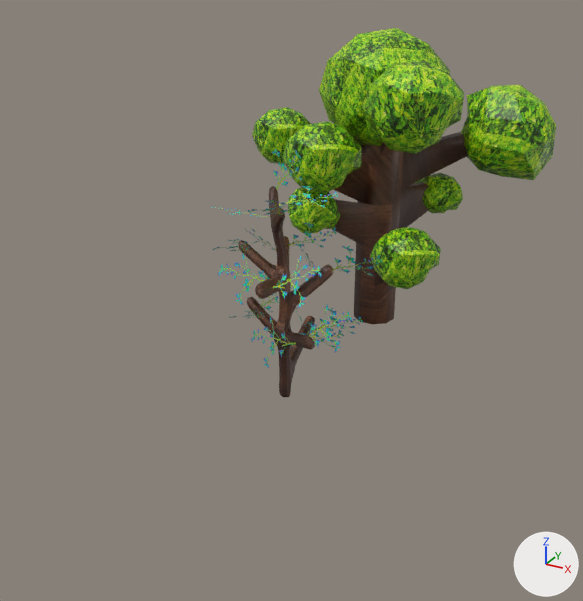
Two versions of the Blender file Blender/Modular Kit Floors/SimpleTree.blend, one commit apart.
One viewpoint serves both versions: a 50 mm camera at (13.8, -33.6, 16.6) aimed at (0.2, -8.8, 4.2). Lighting does not change. The marker at lower right points along +X, +Y and +Z. The picture after the commit comes second.
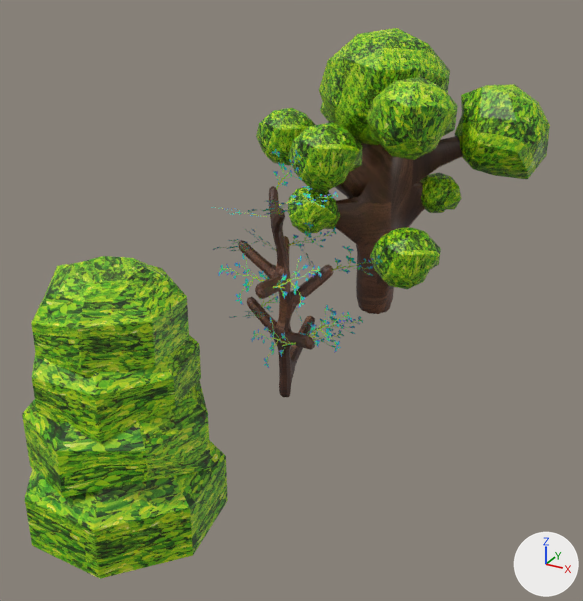
Commit message: Simple Trees Improved

Edits to the bpy script that builds the scene:
```text
Add me_cylinder_004:
    me_cylinder_004.from_pydata(...)  # 35 vertices, 30 faces; spans x -0.97..0.97, y -0.9..1.0, z -1.23..2.48
    me_cylinder_004.materials.append(mat_material)  # picture img_4284_jpg
Add me_cylinder_003:
    me_cylinder_003.from_pydata(...)  # 28 vertices, 23 faces; spans x -0.97..0.97, y -0.9..1.0, z -1.13..1.98
    me_cylinder_003.materials.append(mat_material)  # picture img_4284_jpg
Add me_cylinder_002:
    me_cylinder_002.from_pydata(...)  # 28 vertices, 23 faces; spans x -0.97..0.97, y -0.9..1.0, z -1.52..1.98
    me_cylinder_002.materials.append(mat_material)  # picture img_4284_jpg
Add me_cylinder_001:
    me_cylinder_001.from_pydata(...)  # 28 vertices, 23 faces; spans x -0.97..0.97, y -0.9..1.0, z -1.0..1.98
    me_cylinder_001.materials.append(mat_material)  # picture img_4284_jpg
Change ob_cylinder:
    add _m = ob_cylinder.modifiers.new('Subdivision', 'SUBSURF')
    add _m.render_levels = 1
Change ob_icosphere:
    ob_icosphere.location: (4.71, 2.54, 8.9) -> (4.44, 2.54, 8.9)
Change ob_icosphere_001:
    ob_icosphere_001.location: (-2.87, 3.97, 9.21) -> (-2.87, 3.56, 9.09)
Change ob_icosphere_002:
    ob_icosphere_002.location: (-4.94, -0.44, 8.23) -> (-4.71, -0.44, 8.23)
Change ob_icosphere_003:
    ob_icosphere_003.location: (-1.39, -3.42, 8.23) -> (-1.36, -3.14, 8.23)
    ob_icosphere_003.scale: (1.38, 1.38, 1.38) -> (1.3, 1.3, 1.3)
Change ob_icosphere_004:
    ob_icosphere_004.location: (2.35, -2.91, 10.56) -> (2.35, -2.91, 10.13)
    ob_icosphere_004.scale: (1.64, 1.64, 1.64) -> (1.47, 1.47, 1.47)
Change ob_icosphere_006:
    ob_icosphere_006.location: (2.35, 1.31, 6.08) -> (2.27, 1.31, 6.08)
Add ob_cylinder_004:
    ob_cylinder_004 = bpy.data.objects.new('Cylinder.004', me_cylinder_004)
    ob_cylinder_004.location = (0.0, -18.52, 7.39)
    ob_cylinder_004.rotation_euler = (0.0, 0.0, 0.795)  # degrees (0, 0, 46)
    ob_cylinder_004.scale = (2.07, 2.07, 0.573)
Add ob_cylinder_003:
    ob_cylinder_003 = bpy.data.objects.new('Cylinder.003', me_cylinder_003)
    ob_cylinder_003.location = (0.0, -18.52, 5.71)
    ob_cylinder_003.rotation_euler = (0.0, 0.0, 0.0523)  # degrees (0, 0, 3)
    ob_cylinder_003.scale = (2.35, 2.35, 0.649)
Add ob_cylinder_002:
    ob_cylinder_002 = bpy.data.objects.new('Cylinder.002', me_cylinder_002)
    ob_cylinder_002.location = (0.0, -18.52, 4.01)
    ob_cylinder_002.rotation_euler = (0.0, 0.0, -0.396)  # degrees (0, 0, -23)
    ob_cylinder_002.scale = (2.64, 2.64, 0.729)
Add ob_cylinder_001:
    ob_cylinder_001 = bpy.data.objects.new('Cylinder.001', me_cylinder_001)
    ob_cylinder_001.location = (0.0, -18.52, 1.86)
    ob_cylinder_001.rotation_euler = (0.0, 0.0, -0.0344)  # degrees (0, 0, -2)
    ob_cylinder_001.scale = (2.95, 2.95, 0.816)
```

Pixel boxes [x1, y1, x2, y2] of what changed, in the pictures (583 x 601 px):
'Cylinder.001', added (green)
    after: [25, 440, 228, 579]
'Cylinder.004', added (green)
    after: [31, 256, 189, 375]
'Cylinder.002', added (green)
    after: [22, 380, 211, 497]
'Cylinder', modifiers changed (7% shorter)
    before: [332, 132, 468, 324]
    after: [335, 136, 463, 314]
'Cylinder.003', added (green)
    after: [32, 335, 201, 442]
'Icosphere', moved
    before: [461, 85, 556, 180]
    after: [455, 84, 550, 179]
'Icosphere.004', moved, rescaled (10% narrower, 12% shorter)
    before: [362, 60, 464, 154]
    after: [366, 77, 458, 160]
'Icosphere.003', moved, rescaled
    before: [283, 122, 361, 194]
    after: [288, 123, 362, 191]
'Icosphere.002', moved
    before: [252, 107, 311, 165]
    after: [256, 108, 315, 165]
'Icosphere.006', moved
    before: [421, 173, 463, 213]
    after: [420, 173, 462, 213]
'Icosphere.001', moved (not visible before)
    after: [320, 102, 335, 124]
